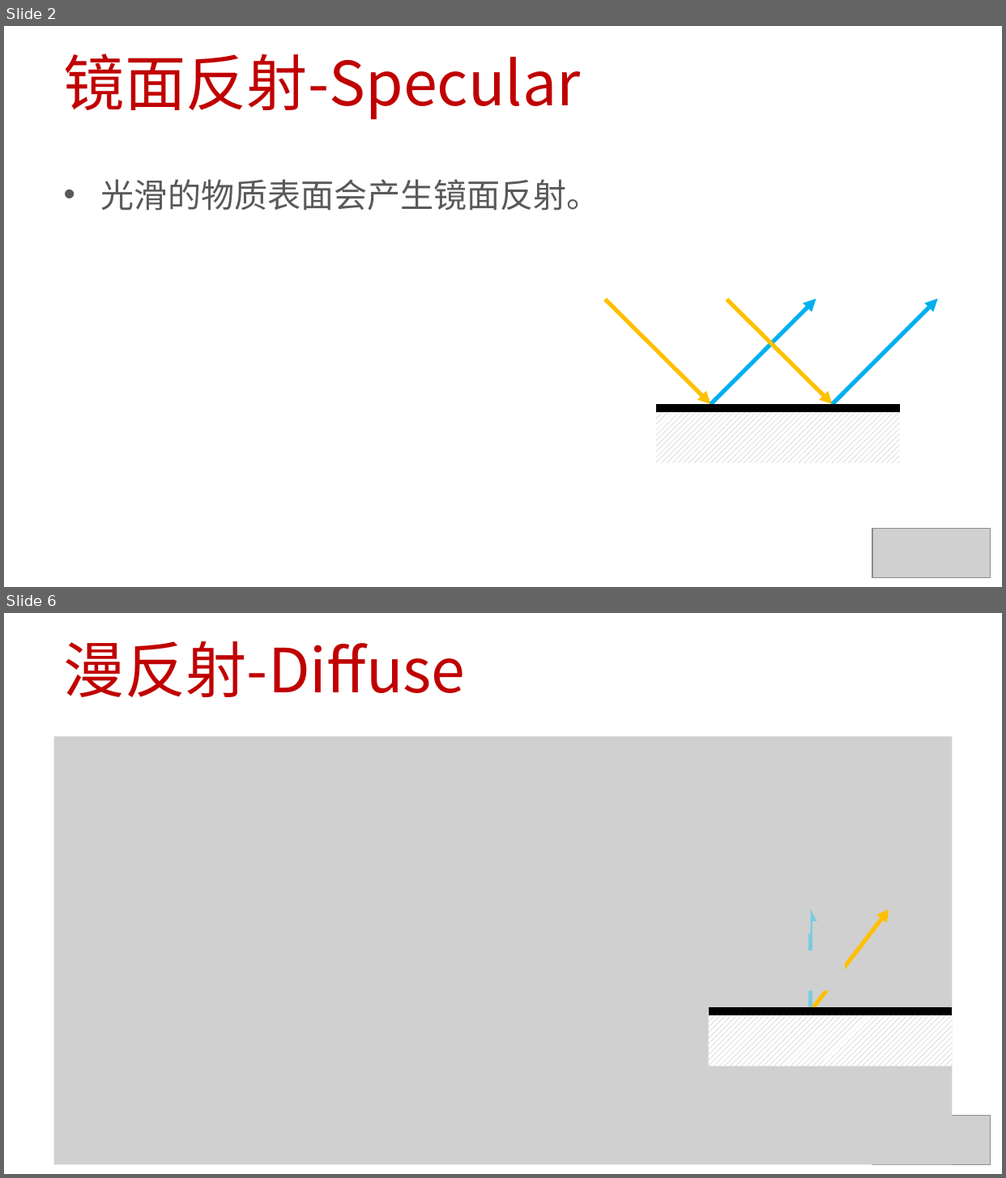
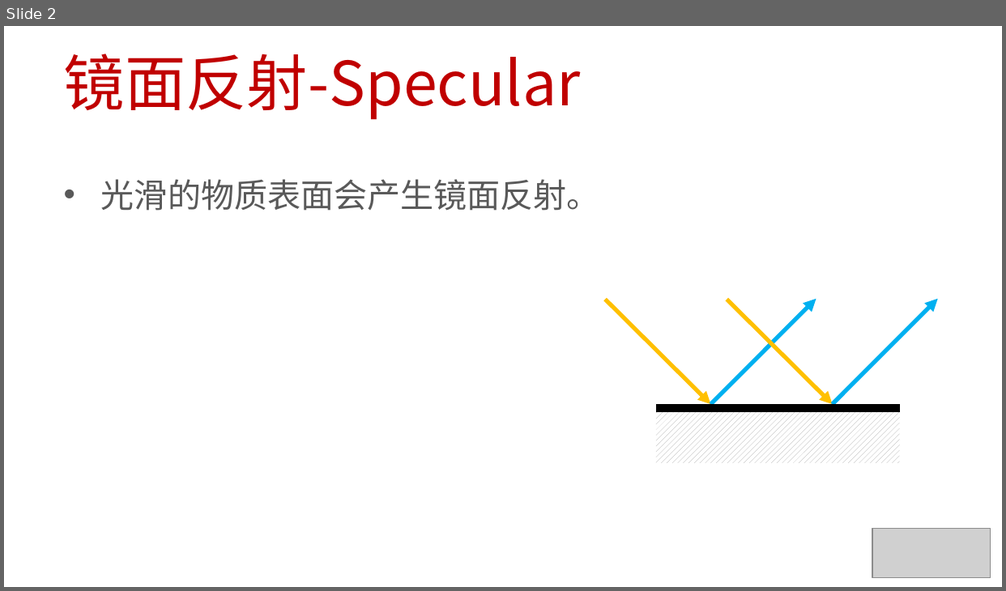
Before and after one commit to EDUCourseSeries/TheoryAndPracticeOfRaytracing, a slide deck: PPT/09_Phong反射模型-镜面反射.pptx. Shown one above the other, each under a label of ours: slides 2 and 6 before the commit, slide 2 after it; the slides between them are not shown. The pictures are 1006x1178 and 1006x591 pixels, drawn with LibreOffice and Linux fonts; fonts in the diff are those of the drawing; grey boxes stand for pictures. Boxes give left, top, right and bottom in pixels: in the first picture for what was removed or moved away, otherwise in the second. Text is boxed around its words. In the diff, an @@ line names an element or a change of style, - is before the commit and + after.

```diff
--- a/PPT/09_Phong反射模型-镜面反射.pptx
+++ b/PPT/09_Phong反射模型-镜面反射.pptx
@@ slide 6 removed at (x1=4, y1=613, x2=1002, y2=1174), background #FFFFFF @@
@@ title removed at (x1=64, y1=641, x2=466, y2=697) @@
-漫反射-Diffuse
@@ picture removed at (x1=54, y1=737, x2=952, y2=1165) @@
@@ group removed at (x1=709, y1=893, x2=952, y2=1066): 3 pictures, 2 arrows, 1 rectangle, 1 line @@
@@ picture removed at (x1=872, y1=1116, x2=990, y2=1165) @@
```
Also in this commit, not shown: 10 slides added, 6 other slides removed, 2 other files.
